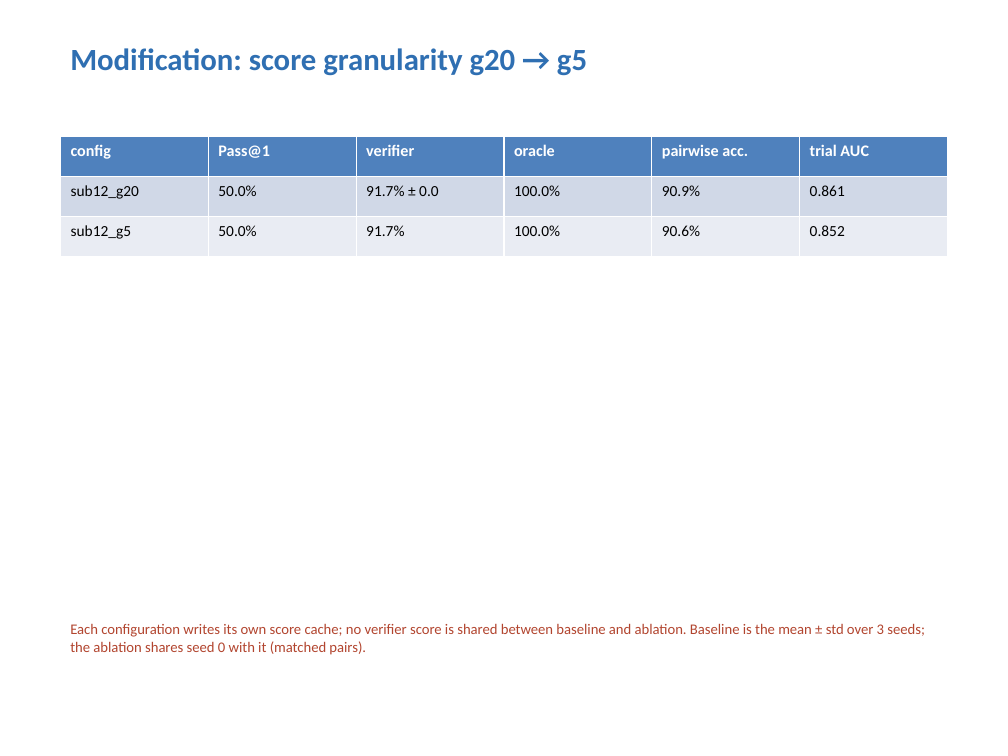
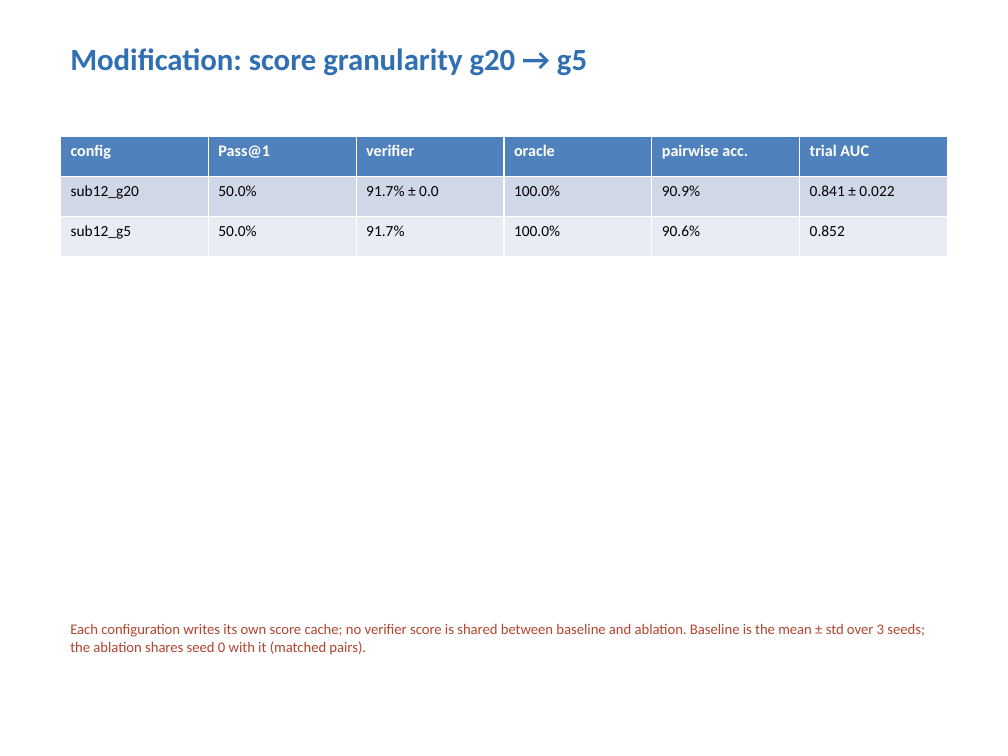
Before and after one commit to levi1031/llm-as-a-verifier-repro, a slide deck: slide 8 of report/presentation.pptx. Drawn at 1008x756 pixels with LibreOffice and Linux fonts; fonts in the diff are those of the drawing. Boxes give left, top, right and bottom in pixels: in the first picture for what was removed or moved away, otherwise in the second. Text is boxed around its words. In the diff, an @@ line names an element or a change of style, - is before the commit and + after.

Commit message:
deck: keep the seed-mean columns consistent on the results slide
The pairwise column already showed the seed mean while trial AUC showed
seed 0; both are seed means now, and the scope cell no longer says '3
seed(s)'.

```diff
--- a/report/presentation.pptx
+++ b/report/presentation.pptx
@@ table at (60,136,950,257) @@
-row 2, column 6: 0.861
+row 2, column 6: 0.841 ± 0.022
```
Also in this commit, not shown: 1 other slide changed, 1 other file.
